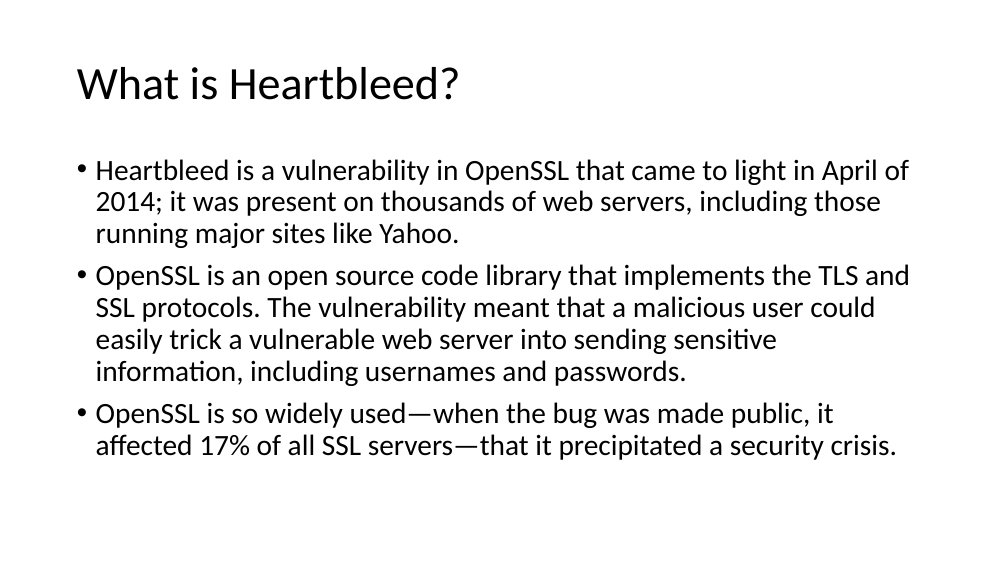
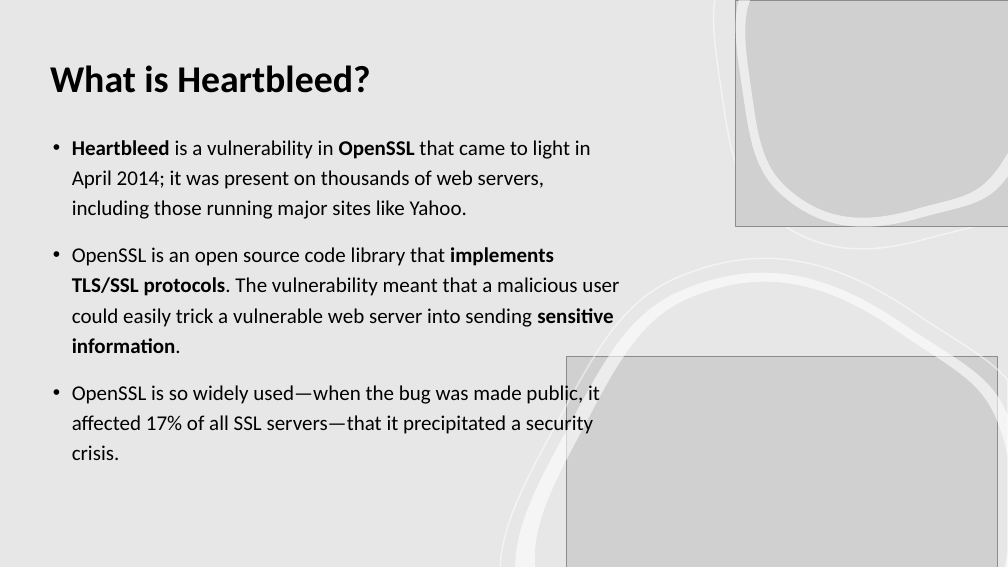
Before and after one commit to j2695203/MSDGithubRepo, a slide deck: slide 3 of my6014Repo/Presentation_Heartbleed.pptx. Drawn at 1008x567 pixels with LibreOffice and Linux fonts; fonts in the diff are those of the drawing; grey boxes stand for pictures. Boxes give left, top, right and bottom in pixels: in the first picture for what was removed or moved away, otherwise in the second. Text is boxed around its words. In the diff, an @@ line names an element or a change of style, - is before the commit and + after.

```diff
--- a/my6014Repo/Presentation_Heartbleed.pptx
+++ b/my6014Repo/Presentation_Heartbleed.pptx
@@ rectangle added at <box>0,0,1008,567</box>, fill #E9E7E7 @@
@@ freeform shape added at <box>714,0,1008,249</box>, outline #FFFFFF 1.5 pt @@
@@ picture added at <box>736,0,1008,227</box> @@
@@ freeform shape added at <box>736,0,1008,227</box>, fill #FFFFFF at 60% opacity @@
@@ title "What is Heartbleed?": place and size @@
-title "What is Heartbleed?" at <box>77,67,461,100</box>
+title "What is Heartbleed?" at <box>50,65,370,93</box>
@@ title "What is Heartbleed?" at <box>50,65,370,93</box>: size 44 to 36 pt, bold on; vertical alignment middle to bottom @@
@@ text "Heartbleed is a vulnerability in ...": place and size @@
-text "Heartbleed is a vulnerability in ..." at <box>96,159,910,460</box>
+text "Heartbleed is a vulnerability in ..." at <box>72,140,619,460</box>
@@ text at <box>72,140,619,353</box>: text changed; size 28 to 20 pt @@
-• Heartbleed is a vulnerability in OpenSSL that came to light in April of 2014; it was present on thousands of web servers, including those running major sites like Yahoo.
-• OpenSSL is an open source code library that implements the TLS and SSL protocols. The vulnerability meant that a malicious user could easily trick a vulnerable web server into sending sensitive information, including usernames and passwords.
+• Heartbleed is a vulnerability in OpenSSL that came to light in April 2014; it was present on thousands of web servers, including those running major sites like Yahoo.
+• OpenSSL is an open source code library that implements TLS/SSL protocols. The vulnerability meant that a malicious user could easily trick a vulnerable web server into sending sensitive information.
@@ freeform shape added at <box>501,259,1008,567</box>, outline #FFFFFF 1.5 pt @@
@@ freeform shape added at <box>516,273,1008,567</box>, fill #FFFFFF at 60% opacity @@
@@ picture added at <box>566,356,997,567</box> @@
@@ text at <box>72,382,600,460</box>: size 28 to 20 pt in "OpenSSL is so widely used—when the bug ..."; line spacing 0.9 to 1.2; more space between paragraphs @@
```
Also in this commit, not shown: 5 other slides changed, 3 slides added, 2 slides removed, 15 other files.
